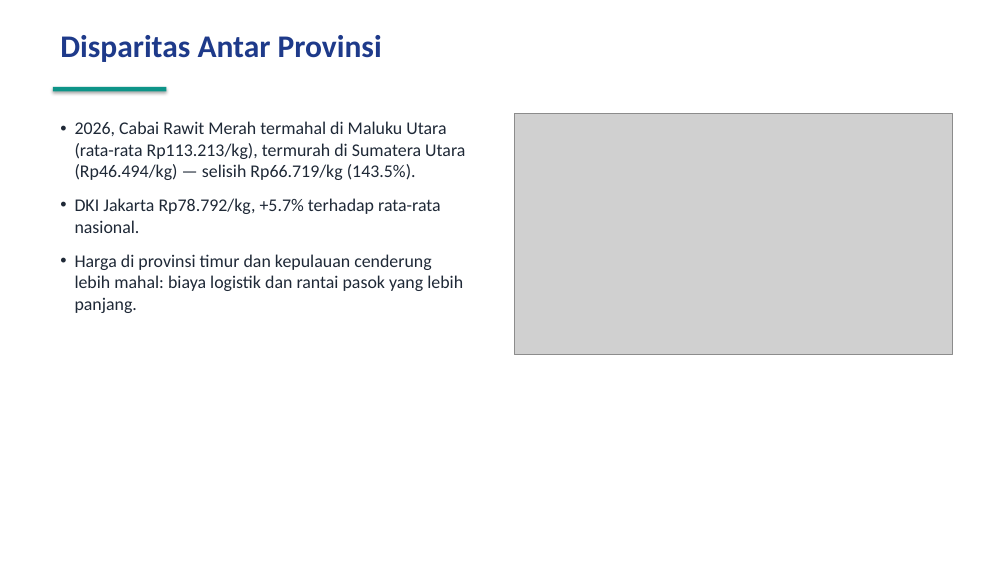
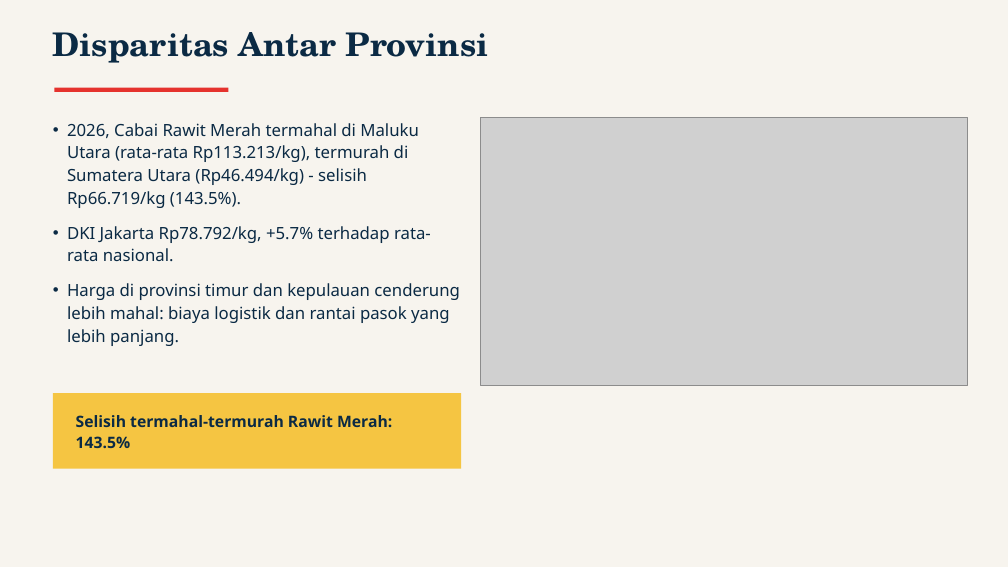
Before and after one commit to baghizash/harga-cabai-indonesia-2026, a slide deck: slide 7 of Portofolio-Analisis-Harga-Cabai.pptx. Drawn at 1008x567 pixels with LibreOffice and Linux fonts; fonts in the diff are those of the drawing; grey boxes stand for pictures. Boxes give left, top, right and bottom in pixels: in the first picture for what was removed or moved away, otherwise in the second. Text is boxed around its words. In the diff, an @@ line names an element or a change of style, - is before the commit and + after.

```diff
--- a/Portofolio-Analisis-Harga-Cabai.pptx
+++ b/Portofolio-Analisis-Harga-Cabai.pptx
@@ background #FFFFFF to #F7F4EE @@
@@ text "Disparitas Antar Provinsi" at (53,32,488,63): size 30 to 31 pt, font Calibri to TeX Gyre Schola, text colour #1E3A8A to #0B2A44 @@
@@ rectangle: place and size @@
-rectangle at (53,87,166,91)
+rectangle at (54,88,228,92)
@@ rectangle at (54,88,228,92): fill #0D9488 to #E5322D; shadow off @@
@@ picture: place and size @@
-picture at (514,113,953,355)
+picture at (480,117,968,386)
@@ text at (67,123,419,208): text changed; size 17 to 16 pt; font Calibri to Noto Sans; text colour #1F2937 to #0B2A44 @@
-• 2026, Cabai Rawit Merah termahal di Maluku Utara (rata-rata Rp113.213/kg), termurah di Sumatera Utara (Rp46.494/kg) — selisih Rp66.719/kg (143.5%).
+• 2026, Cabai Rawit Merah termahal di Maluku Utara (rata-rata Rp113.213/kg), termurah di Sumatera Utara (Rp46.494/kg) - selisih Rp66.719/kg (143.5%).
@@ text at (67,226,460,346): size 17 to 16 pt, font Calibri to Noto Sans, text colour #1F2937 to #0B2A44 in "DKI Jakarta Rp78.792/kg, +5.7% terhadap rata-rata nasional.", "Harga di provinsi timur dan kepulauan cenderung ..."; line spacing 1 to 1.12 @@
@@ rectangle added at (53,393,461,469), fill #F5C542 @@
@@ text added at (76,415,392,448), 15 pt, text #0B2A44, bold @@
+Selisih termahal-termurah Rawit Merah: 143.5%
```
Also in this commit, not shown: 9 other slides changed.
